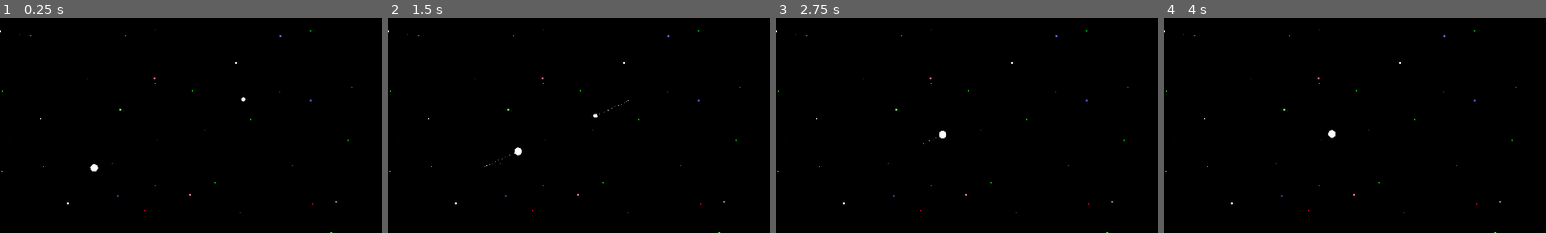
Above: before the commit, frames 1-4 (left to right).
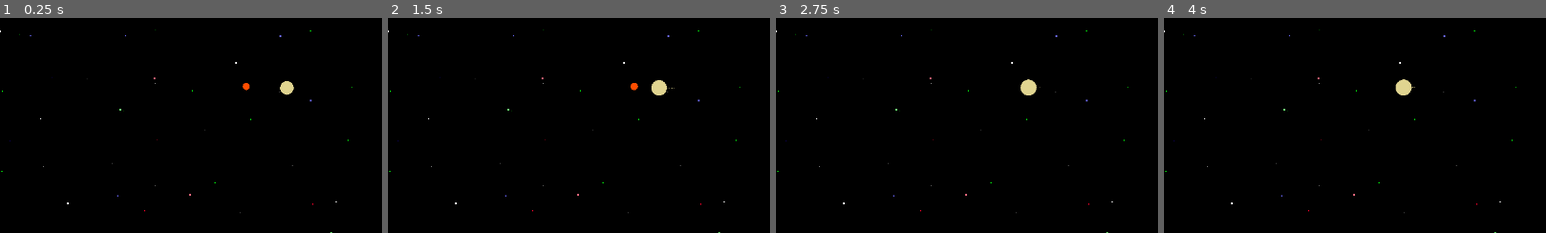
Above: after the commit, the same moments.

Repository: Taishoo/Universe-2D
Game: Godot game, scene res://Scenes/Space.tscn
The game is run twice, just before and just after one commit, with the same random seed, the same clock (stepped at 60 frames per second) and the same inputs.
Inputs (mouse positions are % of the whole screen's width and height, from its top left):
- Up to frame 1 (0.25 s): no input
- Up to frame 2 (1.5 s): move the mouse to (72, 45) at 0.52 s; click (72, 45) at 0.67 s; drag from (30, 55) to (45, 70) at 1.27 s
- Up to frame 3 (2.75 s): move the mouse to (60, 28) at 2.02 s; click (60, 28) at 2.17 s
- Up to frame 4 (4 s): drag from (45, 70) to (20, 35) at 2.77 s; move the mouse to (80, 65) at 3.52 s; click (80, 65) at 3.67 s
The pictures show only the part of the screen within x 28-78%, y 9-59%; the shares and areas given below are measured in that part.

The runs differ from the first frame. In frame 1, 0.3% of the frame differs, in the area x 23-77%, y 29-72%; in frame 2, 0.4%, in the area x 25-75%, y 28-70%; in frame 3, 0.3%; in frame 4, 0.3%.

Commit message:
improved merge time

Diff:
--- a/Prefabs/Planet.tscn
+++ b/Prefabs/Planet.tscn
@@ -44,6 +44,7 @@
 visible = false
 modulate = Color( 1, 0, 0, 1 )
 shape = SubResource( 2 )
+disabled = true
 
 [node name="Area2D" type="Area2D" parent="."]
 visible = false
--- a/Scenes/Space.tscn
+++ b/Scenes/Space.tscn
@@ -134,12 +134,19 @@
 
 [node name="CameraMan" parent="World" instance=ExtResource( 3 )]
 
-[node name="Planet" parent="World" instance=ExtResource( 1 )]
-position = Vector2( 126.546, -157.436 )
-mass = 0.972
+[node name="Mars" parent="World" instance=ExtResource( 1 )]
+modulate = Color( 1, 0.305882, 0, 1 )
+position = Vector2( 129.431, -178.259 )
 
-[node name="Planet2" parent="World" instance=ExtResource( 1 )]
-position = Vector2( -127.126, -41.0772 )
+[node name="Jupiter" parent="World" instance=ExtResource( 1 )]
+modulate = Color( 0.882353, 0.835294, 0.568627, 1 )
+position = Vector2( 198.366, -175.853 )
+mass = 50.972
+density = 5.24
+
+[node name="Earth" parent="World" instance=ExtResource( 1 )]
+modulate = Color( 0.027451, 1, 0.568627, 1 )
+position = Vector2( -2575.17, -97.9678 )
 
 [node name="ColorRect" type="ColorRect" parent="."]
 visible = false
--- a/Scripts/Body.gd
+++ b/Scripts/Body.gd
@@ -6,7 +6,6 @@
 
 onready var math:Object = Math.new()
 onready var engine:Object = Enginex.new()
-onready var pointer = get_node("RayCast2D")
 
 export var body_name: String = "earth"
 export var mass: float = 5.972 # x10^24 kg
@@ -16,9 +15,12 @@
 export var temperature: float = 0.0 # K
 
 var bodies: Array = []
+var delta: float = 0.0
 var time: float = Global.UNIVERSE_TIME # t = t_universe
 var velocity: Vector2 = Vector2(0,0) * 0 # V * (pixel/t)
+var velocity_norm: Vector2 = Vector2(0,0)
 var momentum: Vector2 # kg/m^2/s
+var momentum_norm: Vector2
 var speed: float
 var speed_norm: float
 
@@ -29,10 +31,11 @@
 	pass
 
 
-func _physics_process(delta) -> void:
+func _physics_process(d) -> void:
+	delta = d
 	preset()
 	transform()
-	kinetic(delta)
+	kinetic()
 
 
 func preset() -> void:
@@ -42,48 +45,53 @@
 
 func transform() -> void:
 	var volume: float = mass / density # v = m/p
-	diameter = pow((volume * 3) / (4 * math.pi), (1.0/3.0)) * 2 # d = ( (v*3/4*pi)^(1/3) ) * 2
+	diameter = pow((volume * 3) / (4 * math.pi), (1.0/3.0)) * 2 # d = (v*3/4*pi)^(1/3) * 2
 	gravity = ((math.G * mass) / pow(diameter/2, 2)) * 0.1  # g = G*M/r^2
-	self.scale = engine.lerp_vector2(self.scale, Vector2(diameter,diameter), .3)
-	self.z_index = int(mass * density)
+	self.scale = engine.lerp_vector2(self.scale, Vector2(diameter,diameter), time)
+	self.z_index = int(diameter)
 
 
-func kinetic(delta: float) -> void:
+func kinetic() -> void:
 	var relational_data: Array = engine.get_all_relational_data(self, bodies) # F = G * m1 * m2 / r^2
 	var angular_vector_sum: Vector2 = math.sum_of_angle(relational_data) # F1v = Σ F2v + F3v + F4v...
 	var force_net: float = math.pythagorean_theorem(angular_vector_sum.x, angular_vector_sum.y) # F1_net = √(F1x^2)+(F1y^2)
 	velocity += (angular_vector_sum  * force_net) * time # →v_new = →v + (F1→v * F1_net) * t
-	velocity = engine.lerp_vector2(velocity, Vector2.ZERO, 0)
+	velocity_norm = engine.normalize(velocity, time, delta)
 	momentum = velocity * mass # →p = m * →v
+	speed = math.pythagorean_theorem(velocity.x, velocity.y) # s = √(→vx^2)+(→vy^2)
+	momentum_norm = engine.normalize(momentum, time, delta)
+	speed_norm = engine.normalize(speed, time, delta)
 
-	# my equation of normalizing speed in godot engine
-	speed = math.pythagorean_theorem(velocity.x, velocity.y)
-	var exponent: float = log(1/time) / log(10) # exp = log(1/t)
-	speed_norm = (speed * pow(3 + delta * 10, exponent)) # s_norm = s * (3 + Δt*10)^exp
-
-	pointer.set_cast_to(velocity / diameter)
+	self.get_node("RayCast2D").set_cast_to(engine.normalize(velocity, time, delta) / diameter)
 	var _catch_move_and_slide = move_and_slide(velocity)
 
 
-func collide(_retained: float, _obj: KinematicBody2D) -> void:
-	var merge_speed: float = ((1 / speed)) * (1*time) # for improvement
-	yield(get_tree().create_timer(merge_speed), "timeout")
+func collide(_retained: float, obj: KinematicBody2D) -> void:
+	self.get_node("Area2D/Area").disabled = true
+	var merge_time: float =  ((1/time) / (speed + obj.speed)) * (time * 10) # mt = ((1/t) / (s1 + s2)) * (t * 10)
+
+	#var body = load("res://Prefabs/Planet.tscn").instance()
+	#get_tree().get_current_scene().get_node_or_null("World").add_child(body)
+
+	yield(get_tree().create_timer(merge_time), "timeout")
 	queue_free()
 
 
 func _on_Area2D_area_entered(area) -> void:
 	var obj: KinematicBody2D = area.get_parent()
-	var final_linear_momentum: Vector2 = momentum - obj.momentum # →pf = →p1 - →p2
-	var final: Vector2 = final_linear_momentum / (mass + obj.mass)  # →vf = →pf / (m1 + m2)
-	var KE_before = (engine.get_kinetic_energy(mass, momentum) + engine.get_kinetic_energy(obj.mass, obj.momentum)) * math.KEC # KE_before = KE1 + KE2
-	var KE_after = (0.5 * (mass + obj.mass) * pow(math.pythagorean_theorem(velocity.x - final.x, velocity.y - final.y), 2)) * math.KEC # KE_final = 1/2 * (m1 + m2) * Δ→v
+	var final_momentum: Vector2 = momentum - obj.momentum # →pf = →p1 - →p2
+	var final_momentum_norm: Vector2 = engine.normalize(final_momentum, time, delta)
+	var final: Vector2 = final_momentum / (mass + obj.mass)  # →vf = →pf / (m1 + m2)
+	var final_norm: Vector2 = (final_momentum_norm / (mass + obj.mass)) * 100
+
+	var KE_before = (engine.get_kinetic_energy(mass, momentum_norm) + engine.get_kinetic_energy(obj.mass, obj.momentum_norm)) # KE_before = KE1 + KE2
+	var KE_after = 0.5 * (mass + obj.mass) * pow(math.pythagorean_theorem(final_norm.x, final_norm.y), 2) # KE_after = 1/2 * (m1 + m2) * →vf^2
 	var KE_loss = 100 - ((KE_after / KE_before) * 100) # get the loss percentage
 
 	if mass >= obj.mass:
-		obj.collide(KE_loss, obj)
-		# print("============")
-		# print(get_name())
-		# print(momentum)
-		# print(KE_before - KE_after)
-
-	velocity -=  final
+		obj.collide(KE_loss, self)
+		mass = mass + (obj.mass * (KE_loss/100))
+		print("============")
+		print((obj.mass * (KE_loss/100)))
+		print(KE_loss)
+		velocity -=  final
--- a/Scripts/FrameWorks/Engine.gd
+++ b/Scripts/FrameWorks/Engine.gd
@@ -53,9 +53,11 @@
 	return rng.randf_range(a,b)
 
 
-func to_speed(vector: Vector2) -> float:
-	return(abs(vector.x * vector.y))
+func get_kinetic_energy(mass: float, momentum: Vector2) -> float: # KE = 1/2 * m * v^2
+	return (0.5 * mass * pow(abs(momentum.x * momentum.y), 2))
 
 
-func get_kinetic_energy(mass: float, momentum: Vector2) -> float: # KE = 1/2 * m * v^2
-	return (0.5 * mass * pow(to_speed(momentum), 2))
+func normalize(value, time: float, delta: float): # retuns either float or vector
+	# my equation of normalizing speed in godot engine
+	var exponent: float = log(1/time) / log(10) # exp = log(1/t)
+	return (value * pow(3 + delta * 10, exponent)) # norm = s * (3 + Δt*10)^exp
--- a/Scripts/FrameWorks/Global.gd
+++ b/Scripts/FrameWorks/Global.gd
@@ -1,6 +1,6 @@
 extends Node
 
-const UNIVERSE_TIME: float = 1.0 # 1X10 day/s
+const UNIVERSE_TIME: float = 0.1 # 10 day/s
 
 var camera_zoom: float = 1.0
 var show_trail: bool = true
